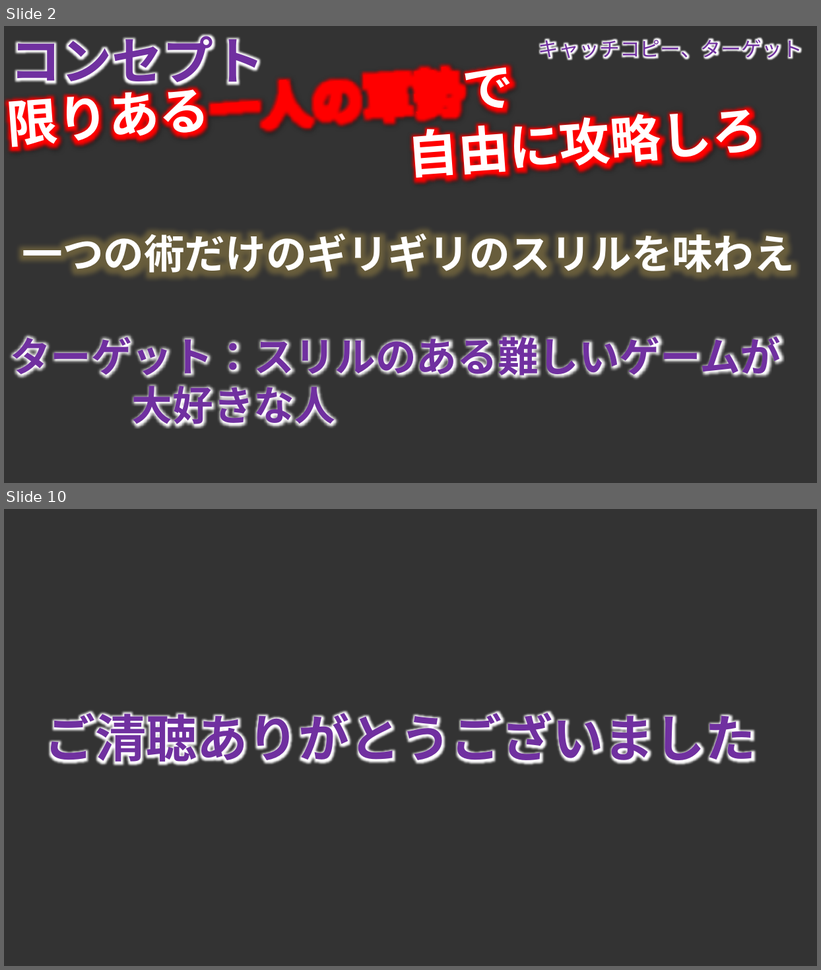
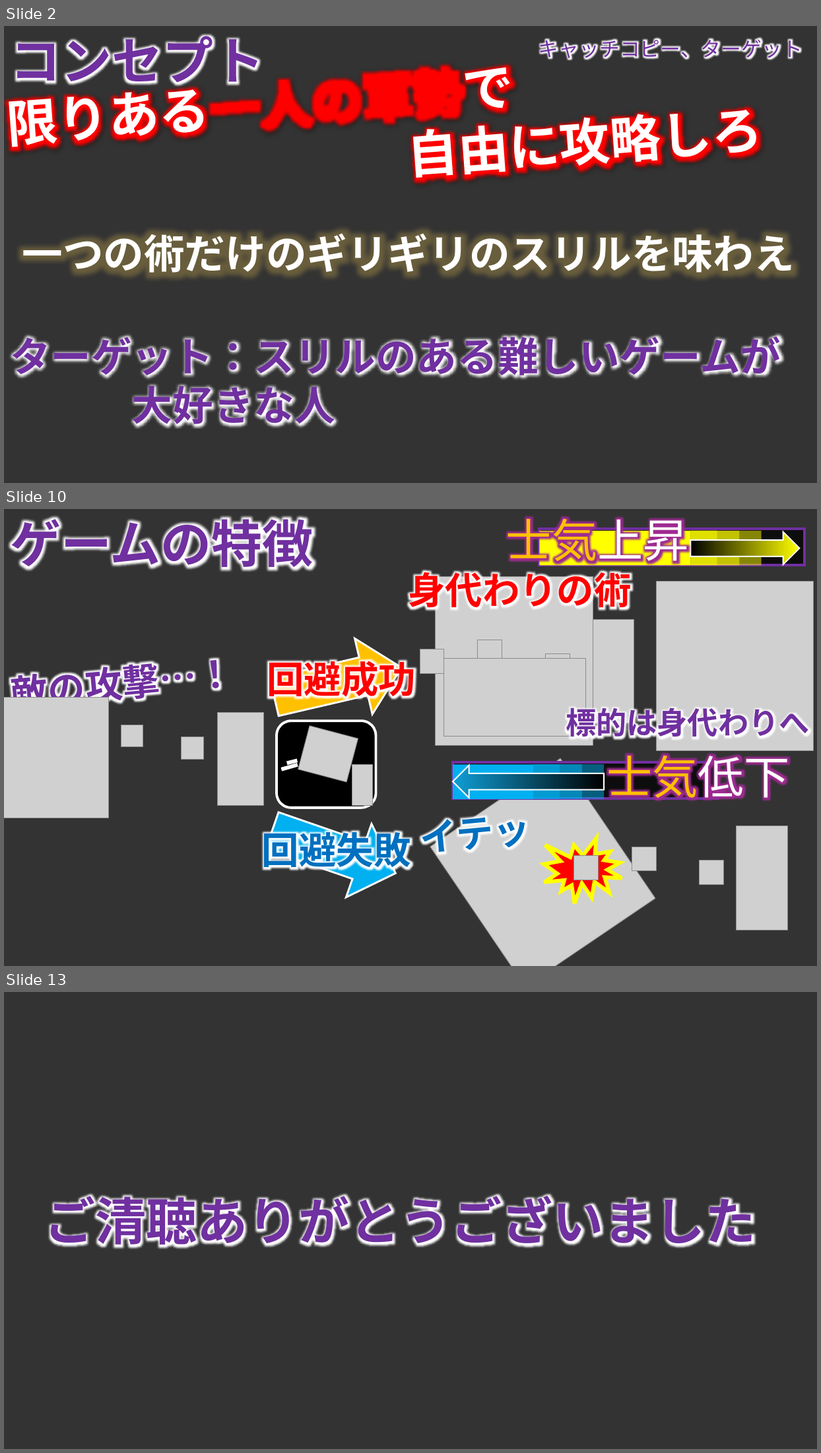
Before and after one commit to TomoyaKanazaki/TeamNinja, a slide deck: 98_plan/00_pptx/100_mainplan.pptx. Shown one above the other, each under a label of ours: slides 2 and 10 before the commit, slides 2, 10 and 13 after it; the slides between them are not shown. The pictures are 821x970 and 821x1453 pixels, drawn with LibreOffice and Linux fonts; fonts in the diff are those of the drawing; grey boxes stand for pictures; background and template pictures are left out. Boxes give left, top, right and bottom in pixels: in the first picture for what was removed or moved away, otherwise in the second. Text is boxed around its words. In the diff, an @@ line names an element or a change of style, - is before the commit and + after.

Commit message:
企画書の特徴とりま書き終えたよ

```diff
--- a/98_plan/00_pptx/100_mainplan.pptx
+++ b/98_plan/00_pptx/100_mainplan.pptx
@@ slide 10 added at <box>4,509,817,966</box>, background picture (left out); not listed: 1 template element that a slide beside it also shows @@
@@ text added at <box>10,511,314,576</box>, 60 pt, text #7030A0, bold @@
+ゲームの特徴
@@ text added at <box>506,511,689,568</box>, 54 pt, text #FFC000 @@
+士気上昇
@@ group added at <box>539,529,805,566</box>: 5 rectangles, 1 right arrow @@
@@ text added at <box>408,566,632,614</box>, 44 pt, text #FF0000, bold @@
+身代わりの術
@@ right arrow added at <box>265,630,410,735</box>, fill #FFC000, outline #FFFFFF 2.25 pt @@
@@ text added at <box>267,656,416,703</box>, 44 pt, text #FF0000, bold @@
+回避成功
@@ group added at <box>420,577,814,751</box>: 7 pictures @@
@@ text added at <box>13,670,50,698</box>, 44 pt, text #7030A0, bold @@
+敵の攻撃…！
@@ picture added at <box>4,698,109,819</box> @@
@@ text added at <box>566,703,810,742</box>, 36 pt, text #7030A0, bold @@
+標的は身代わりへ
@@ picture added at <box>121,725,143,747</box> @@
@@ picture added at <box>217,713,264,806</box> @@
@@ picture added at <box>182,737,203,759</box> @@
@@ group added at <box>277,722,376,808</box>: 2 pictures, 2 lines, 1 rounded rectangle @@
@@ picture added at <box>430,759,656,966</box> @@
@@ group added at <box>453,762,718,799</box>: 5 rectangles, 1 right arrow @@
@@ text added at <box>607,748,789,805</box>, 54 pt, text #FFC000 @@
+士気低下
@@ right arrow added at <box>259,794,409,910</box>, fill #00B0F0, outline #FFFFFF 2.25 pt @@
@@ text added at <box>421,815,458,862</box>, 44 pt, text #0070C0, bold @@
+イテッ
@@ text added at <box>262,826,411,874</box>, 44 pt, text #0070C0, bold @@
+回避失敗
@@ irregular seal added at <box>544,838,622,904</box>, fill #FF0000, outline #FFFF00 4.5 pt @@
@@ picture added at <box>736,826,788,931</box> @@
@@ picture added at <box>574,856,598,881</box> @@
@@ picture added at <box>632,847,657,871</box> @@
@@ picture added at <box>700,861,724,885</box> @@
@@ what was slide 10 is now slide 13 @@
```
Also in this commit, not shown: 7 slides changed, 2 other slides added, 20 other files.
